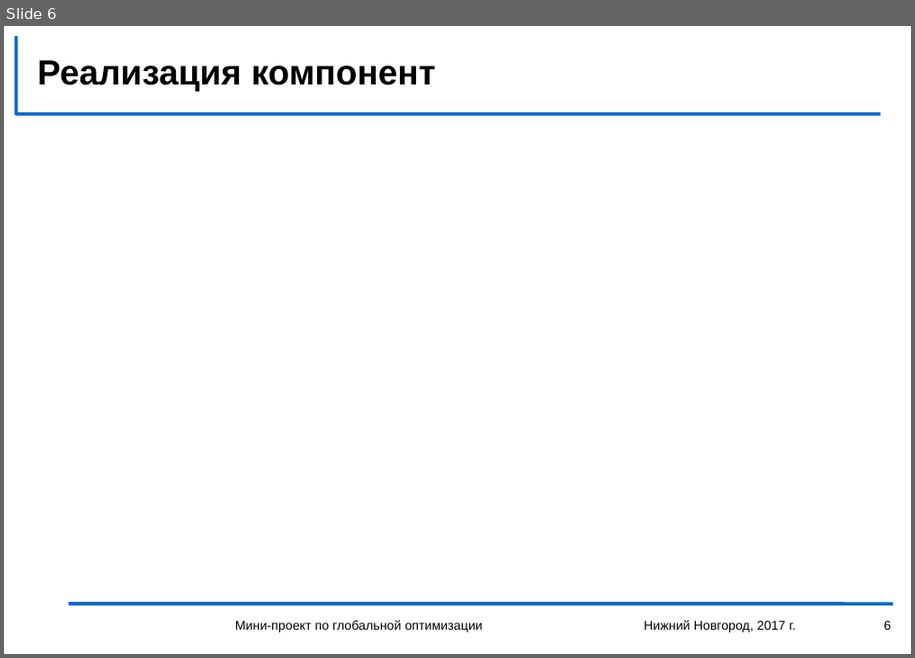
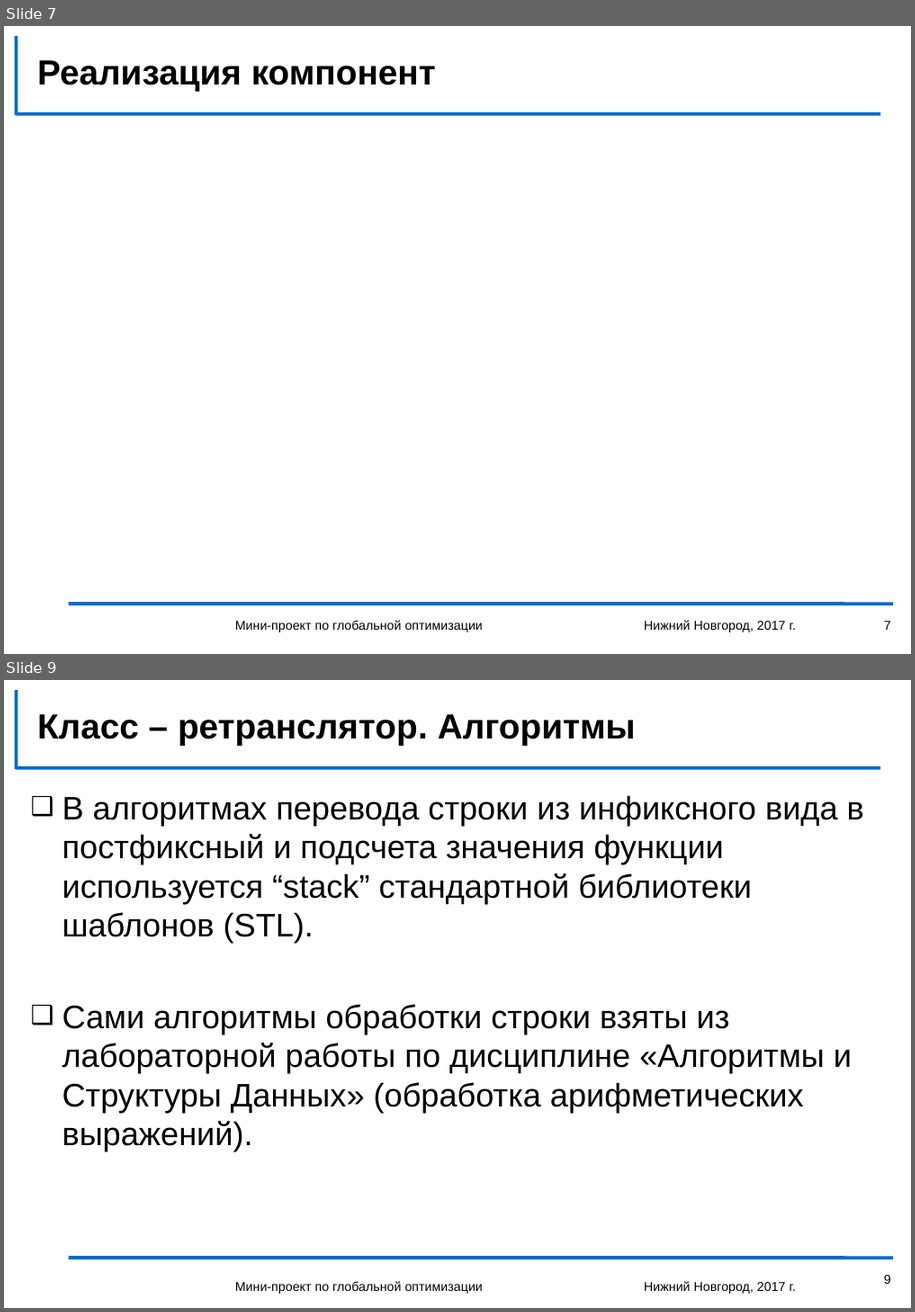
Before and after one commit to Death-Boy-Dmi/ITLabSearchForAGlobalMinimum, a slide deck: storage structure.pptx. Shown one above the other, each under a label of ours: slide 6 before the commit, slides 7 and 9 after it; the slides between them are not shown. The pictures are 915x658 and 915x1312 pixels, drawn with LibreOffice and Linux fonts; fonts in the diff are those of the drawing; background and template pictures are left out. Boxes give left, top, right and bottom in pixels: in the first picture for what was removed or moved away, otherwise in the second. Text is boxed around its words. In the diff, an @@ line names an element or a change of style, - is before the commit and + after.

Commit message:
Added Метод ломанных, Класс-Ретранслятор, Архитектура, Хранилище

```diff
--- a/storage structure.pptx
+++ b/storage structure.pptx
@@ slide 9 added at <box>4,680,911,1308</box>, background #FFFFFF; not listed: 3 template elements that a slide beside it also shows @@
@@ title added at <box>37,714,636,745</box>, 30 pt, text #000000, bold @@
+Класс – ретранслятор. Алгоритмы
@@ text added at <box>62,795,864,1152</box>, 28 pt, text #000000 @@
+❑ В алгоритмах перевода строки из инфиксного вида в постфиксный и подсчета значения функции используется “stack” стандартной библиотеки шаблонов (STL).
+❑ Сами алгоритмы обработки строки взяты из лабораторной работы по дисциплине «Алгоритмы и Структуры Данных» (обработка арифметических выражений).
@@ text added at <box>235,1281,483,1294</box>, 11 pt, text #000000 @@
+Мини-проект по глобальной оптимизации
@@ text added at <box>644,1281,796,1294</box>, 11 pt, text #000000 @@
+Нижний Новгород, 2017 г.
@@ page number added at <box>884,1275,891,1284</box>, 11 pt, text #000000 @@
+9
@@ what was slide 6 is now slide 7 @@
@@ page number at <box>884,621,891,630</box>: text changed @@
-6
+7
```
Also in this commit, not shown: 1 slide changed, 3 other slides added.
